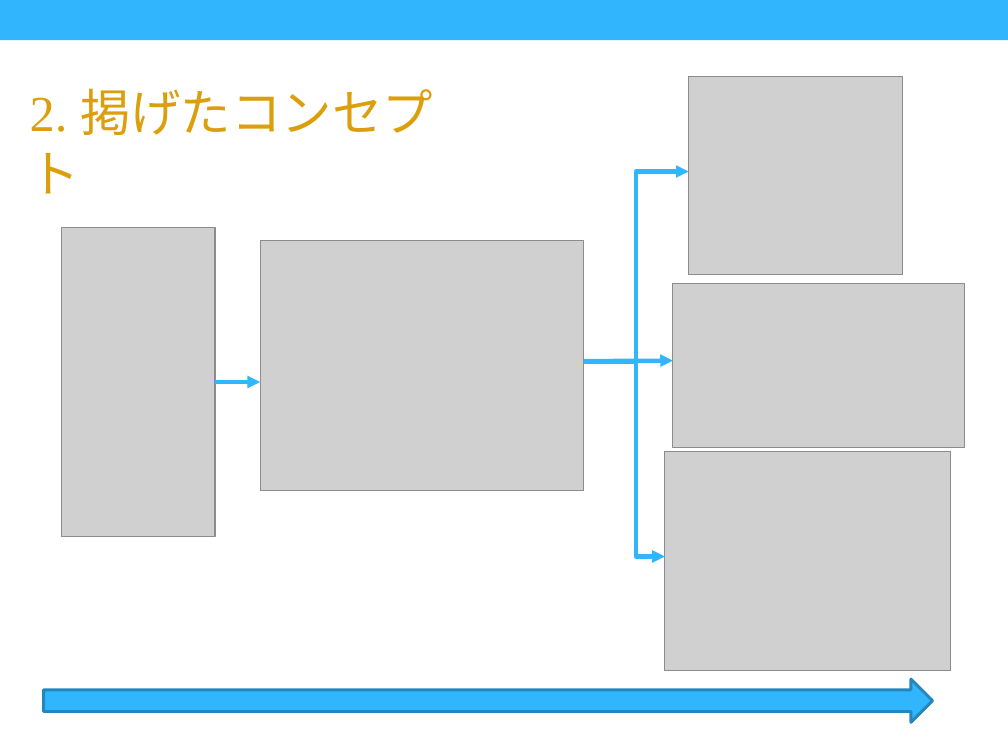
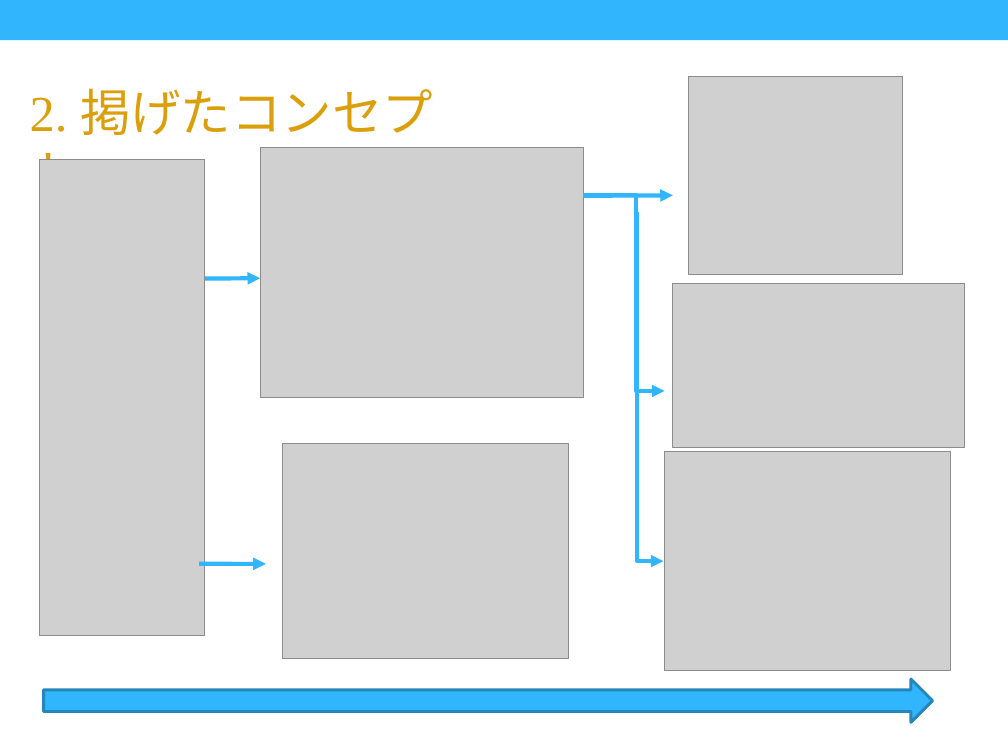
Before and after one commit to hiroki-takahashi-fcs/Connect2016inKoriyama, a slide deck: slide 3 of ハッカソン発表.pptx. Drawn at 1008x756 pixels with LibreOffice and Linux fonts; fonts in the diff are those of the drawing; grey boxes stand for pictures. Boxes give left, top, right and bottom in pixels: in the first picture for what was removed or moved away, otherwise in the second. Text is boxed around its words. In the diff, an @@ line names an element or a change of style, - is before the commit and + after.

```diff
--- a/ハッカソン発表.pptx
+++ b/ハッカソン発表.pptx
@@ picture: place and size @@
-picture at [260,240,584,490]
+picture at [260,148,584,398]
@@ picture: place and size @@
-picture at [61,227,215,536]
+picture at [39,159,205,635]
@@ arrow moved from (584, 361) - (673, 361) to (584, 196) - (673, 196) @@
@@ elbow arrow moved from (584, 362) - (688, 171) to (584, 196) - (664, 391) @@
@@ elbow arrow moved from (584, 361) - (665, 556) to (637, 212) - (663, 561) @@
@@ arrow moved from (215, 382) - (260, 382) to (160, 279) - (260, 278) @@
@@ picture added at [282,444,569,658] @@
@@ arrow added from (200, 563) to (266, 563), #31B6FD 3 pt @@
```
Also in this commit, not shown: 3 other slides changed, 1 slide added.
